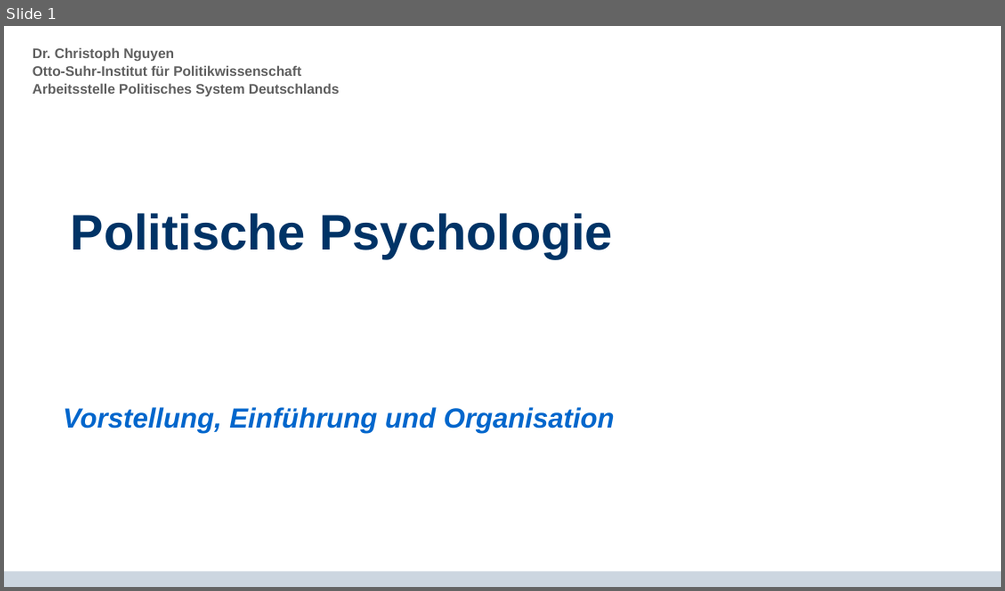
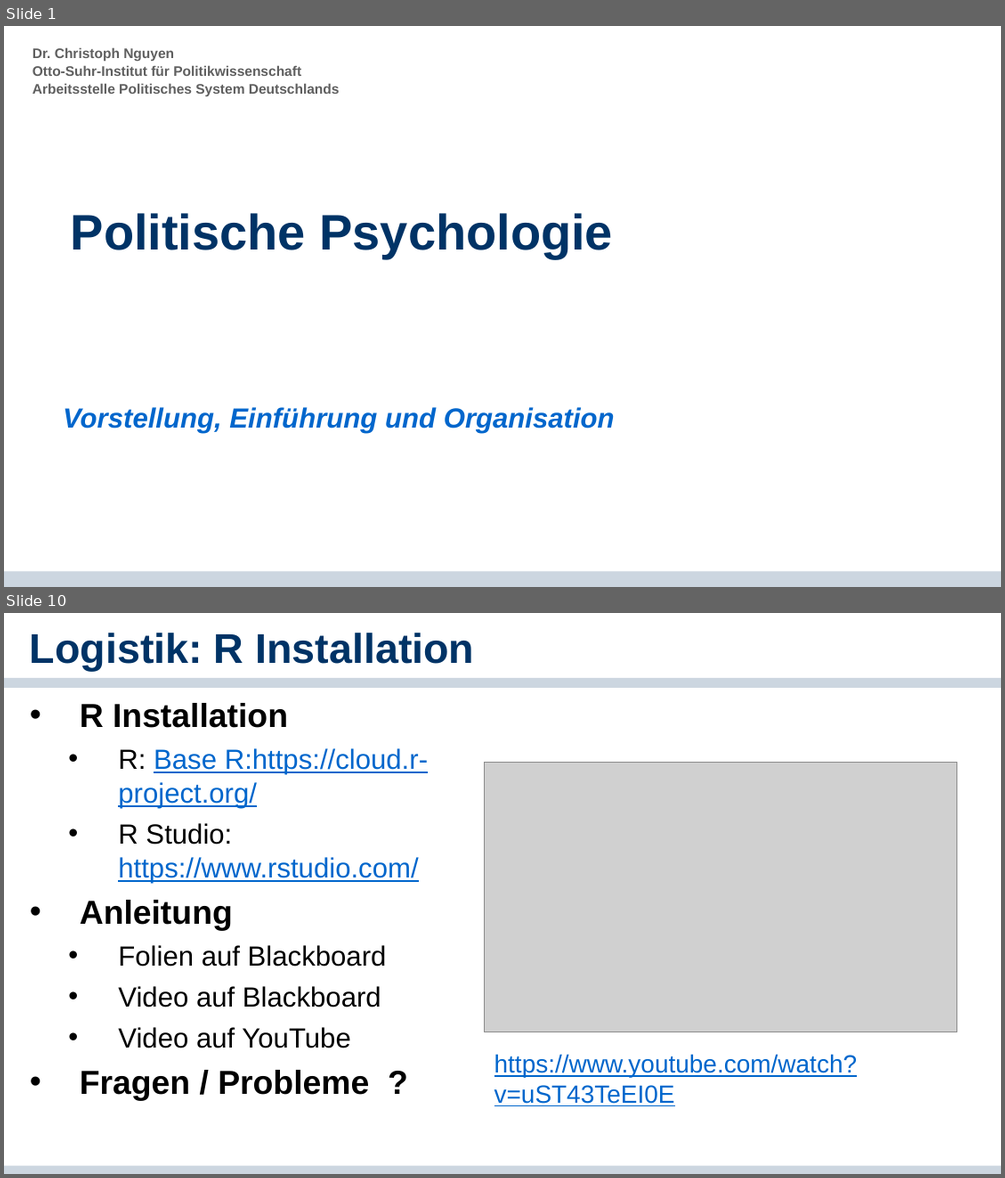
Before and after one commit to cgnguyen/class_political_psychology, a slide deck: 2_Slides_Literature/1_Intro/1- Einfuehrung.pptx. Shown one above the other, each under a label of ours: slide 1 before the commit, slides 1 and 10 after it; the slides between them are not shown. The pictures are 1005x591 and 1005x1178 pixels, drawn with LibreOffice and Linux fonts; fonts in the diff are those of the drawing; grey boxes stand for pictures; background and template pictures are left out. Boxes give left, top, right and bottom in pixels: in the first picture for what was removed or moved away, otherwise in the second. Text is boxed around its words. In the diff, an @@ line names an element or a change of style, - is before the commit and + after.

```diff
--- a/2_Slides_Literature/1_Intro/1- Einfuehrung.pptx
+++ b/2_Slides_Literature/1_Intro/1- Einfuehrung.pptx
@@ slide 10 added at box(4, 613, 1001, 1174), background #FFFFFF @@
@@ title added at box(30, 633, 474, 671), 30 pt, text #003366, bold @@
+Logistik: R Installation
@@ rectangle added at box(4, 678, 1001, 688), fill #CCD6E0 @@
@@ text added at box(80, 703, 428, 1101), 20 pt, text #000000 @@
+• R Installation
+  • R: Base R:https://cloud.r-project.org/
+  • R Studio: https://www.rstudio.com/
+• Anleitung
+  • Folien auf Blackboard
+  • Video auf Blackboard
+  • Video auf YouTube
+• Fragen / Probleme ?
@@ picture added at box(485, 762, 957, 1031) @@
@@ text added at box(494, 1054, 857, 1106), 18 pt, text #0066CC, underline @@
+https://www.youtube.com/watch?v=uST43TeEI0E
@@ rectangle added at box(4, 1165, 1001, 1174), fill #CCD6E0 @@
```
Also in this commit, not shown: 3 slides changed, 10 other slides added, 9 slides removed, 2 other files.
